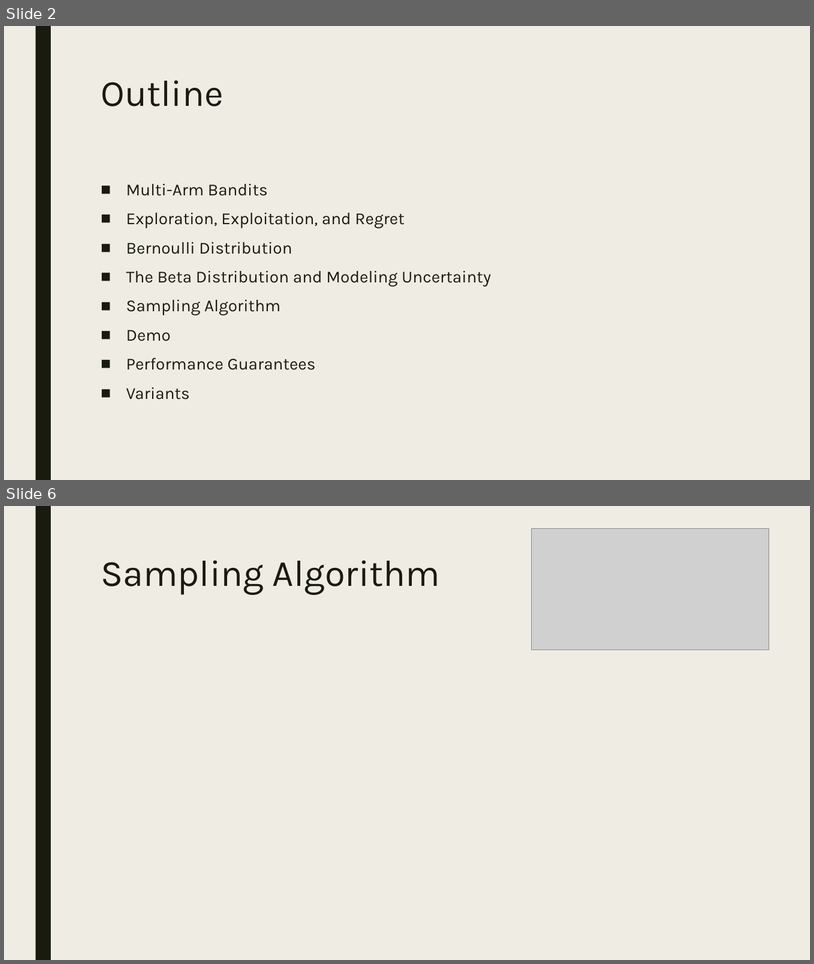
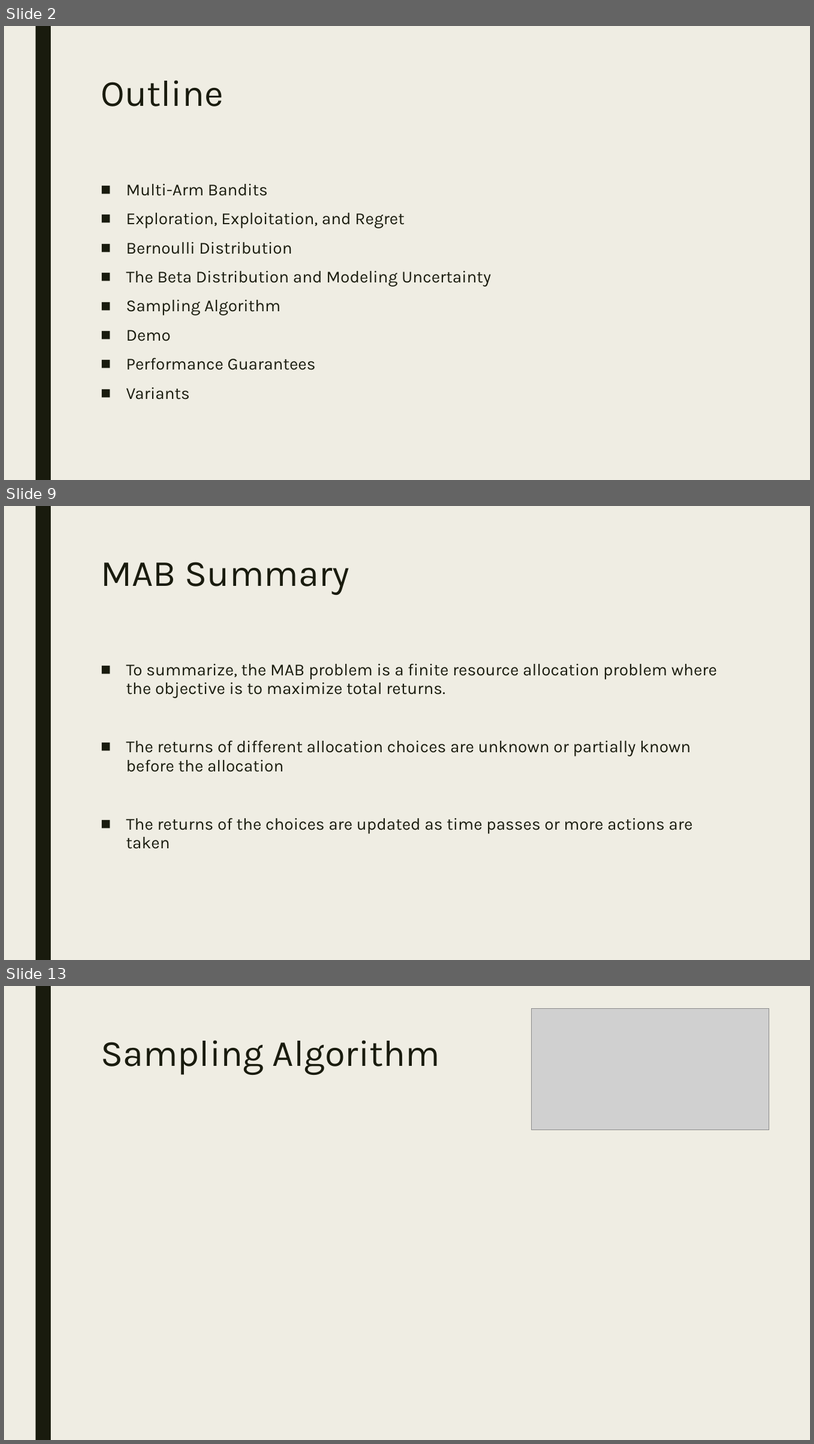
Before and after one commit to CourseReps/ECEN689-Fall2018, a slide deck: Students/mason-rumuly/tutorial/Thompson Sampling.pptx. Shown one above the other, each under a label of ours: slides 2 and 6 before the commit, slides 2, 9 and 13 after it; the slides between them are not shown. The pictures are 814x964 and 814x1444 pixels, drawn with LibreOffice and Linux fonts; fonts in the diff are those of the drawing; grey boxes stand for pictures. Boxes give left, top, right and bottom in pixels: in the first picture for what was removed or moved away, otherwise in the second. Text is boxed around its words. In the diff, an @@ line names an element or a change of style, - is before the commit and + after.

```diff
--- a/Students/mason-rumuly/tutorial/Thompson Sampling.pptx
+++ b/Students/mason-rumuly/tutorial/Thompson Sampling.pptx
@@ slide 9 added at <box>4,506,810,960</box>, background #EFEDE3; not listed: 1 template element that a slide beside it also shows @@
@@ title added at <box>101,562,350,595</box>, 44 pt, text #191B0E @@
+MAB Summary
@@ text added at <box>126,663,717,849</box>, 20 pt, text #191B0E @@
+■ To summarize, the MAB problem is a finite resource allocation problem where the objective is to maximize total returns.
+■ The returns of different allocation choices are unknown or partially known before the allocation
+■ The returns of the choices are updated as time passes or more actions are taken
@@ what was slide 6 is now slide 13 @@
```
Also in this commit, not shown: 1 slide changed, 8 other slides added, 2 slides removed.
